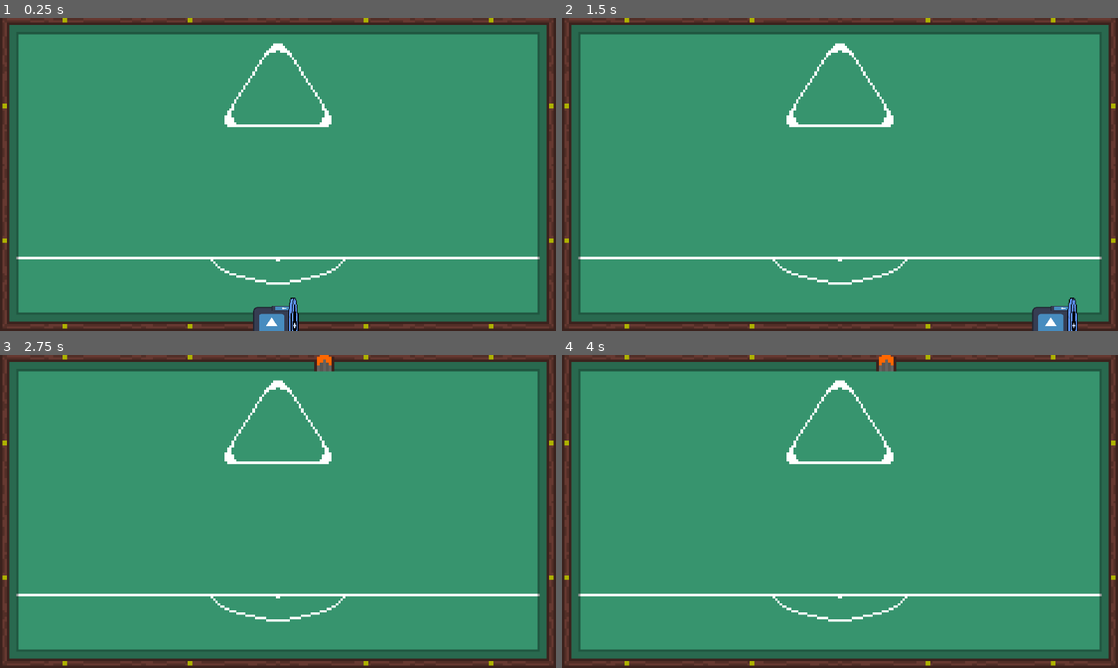
Above: before the commit, frames 1-4 (two rows, left to right).
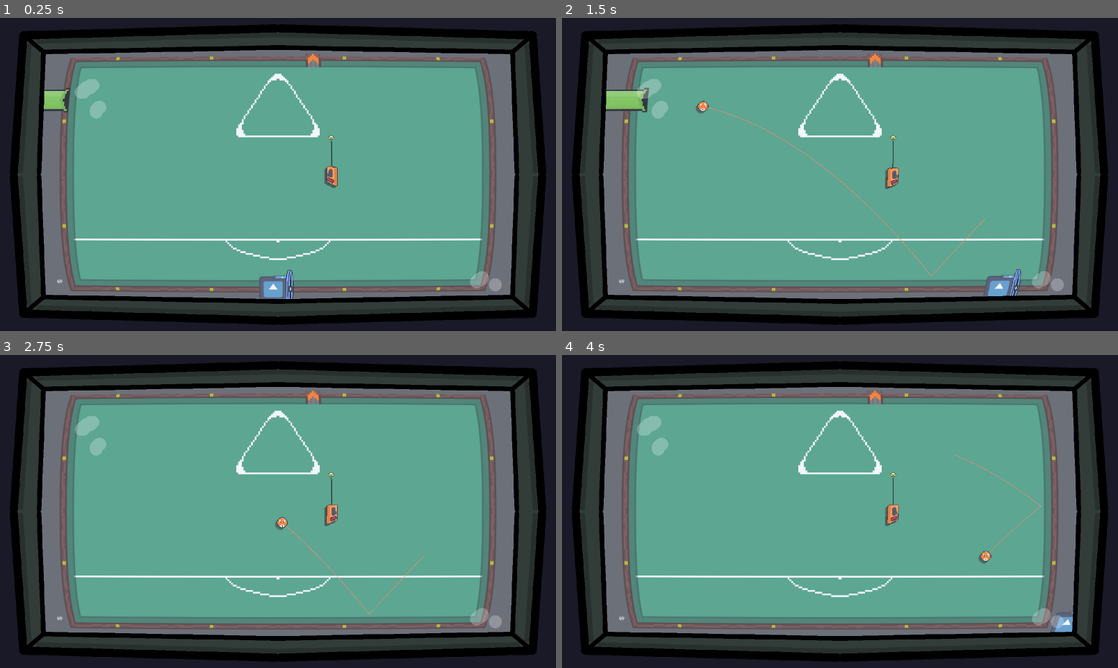
Above: after the commit, the same moments.

Repository: Z3BINI/game-design-final-project
Game: Godot game, scene res://scenes/insane_pool/crazy_pool.tscn
Same seed, same stepped clock (60 frames per second), same inputs: the game is played once before the commit and once after it. The project has no main scene, so this scene is started directly. The engine's default icon, where the game draws it, is replaced by a stand-in: a white triangle on a blue panel in a dark square.
Inputs (mouse positions are in pixels of both pictures, inside the frame that each line leads up to):
- Up to frame 1 (0.25 s): no input
- Up to frame 2 (1.5 s): move the mouse to (962, 158) at 0.52 s; hold D (move_right) 0.53-1.28 s; hold E (interact) 0.53-1.28 s; tap Space (jump) at 0.77 s; move the mouse to (728, 190) at 1.27 s; hold S (move_backward) from 1.28 s (still down); click (728, 190) at 1.35 s
- Up to frame 3 (2.75 s): tap Space (jump) at 1.52 s; move the mouse to (333, 442) at 2.02 s; release S (move_backward) at 2.03 s; hold D (move_right) from 2.03 s (still down); hold E (interact) from 2.03 s (still down)
- Up to frame 4 (4 s): move the mouse to (812, 574) at 2.77 s; release D (move_right) at 2.78 s; release E (interact) at 2.78 s; hold W (move_forward) 2.78-3.53 s; click (812, 574) at 2.85 s; tap Space (jump) at 3.02, 3.77 s; move the mouse to (1006, 558) at 3.52 s; hold A (move_left) from 3.53 s (still down); hold E (interact) from 3.53 s (still down)

The runs differ from the first frame. In frame 1, 100% of the frame differs, in the area x 0-100%, y 0-100%; in frame 2, 100%; in frame 3, 100%; in frame 4, 100%.

Commit message:
Stage logic and balancing

Diff:
--- a/scenes/insane_pool/crazy_pool.tscn
+++ b/scenes/insane_pool/crazy_pool.tscn
@@ -1,9 +1,50 @@
-[gd_scene load_steps=11 format=3 uid="uid://db8hflx8ubsdj"]
+[gd_scene load_steps=14 format=3 uid="uid://db8hflx8ubsdj"]
 
 [ext_resource type="Script" path="res://scripts/insane_pool/crazy_pool.gd" id="1_54vtn"]
 [ext_resource type="Texture2D" uid="uid://bg1gwtvp0g2uf" path="res://assets/insane_pool/world/table.png" id="1_70ftb"]
 [ext_resource type="PackedScene" uid="uid://cu3d8pbv58cai" path="res://scenes/insane_pool/player/player.tscn" id="1_ewdgo"]
 [ext_resource type="Texture2D" uid="uid://c2bhn08t1a7mp" path="res://assets/insane_pool/pool_balls/ball_spawner.png" id="4_j5q8o"]
+[ext_resource type="Shader" path="res://scenes/quack_world/fish_eye_shader/fish_eye.gdshader" id="5_e1ijn"]
+[ext_resource type="Texture2D" uid="uid://dwxng45urood" path="res://assets/arcade_game_bg.png" id="5_s4j82"]
+
+[sub_resource type="Animation" id="Animation_ghgfi"]
+length = 0.001
+tracks/0/type = "value"
+tracks/0/imported = false
+tracks/0/enabled = true
+tracks/0/path = NodePath("BallSpawner:visible")
+tracks/0/interp = 1
+tracks/0/loop_wrap = true
+tracks/0/keys = {
+"times": PackedFloat32Array(0),
+"transitions": PackedFloat32Array(1),
+"update": 1,
+"values": [false]
+}
+tracks/1/type = "value"
+tracks/1/imported = false
+tracks/1/enabled = true
+tracks/1/path = NodePath("BallSpawner:position")
+tracks/1/interp = 1
+tracks/1/loop_wrap = true
+tracks/1/keys = {
+"times": PackedFloat32Array(0),
+"transitions": PackedFloat32Array(1),
+"update": 0,
+"values": [Vector2(-1100, -331)]
+}
+tracks/2/type = "value"
+tracks/2/imported = false
+tracks/2/enabled = true
+tracks/2/path = NodePath("BallSpawner:flip_h")
+tracks/2/interp = 1
+tracks/2/loop_wrap = true
+tracks/2/keys = {
+"times": PackedFloat32Array(0),
+"transitions": PackedFloat32Array(1),
+"update": 1,
+"values": [false]
+}
 
 [sub_resource type="Animation" id="Animation_m6j7i"]
 resource_name = "spawn_left"
@@ -31,45 +72,6 @@
 "transitions": PackedFloat32Array(1),
 "update": 1,
 "values": [true]
-}
-tracks/2/type = "value"
-tracks/2/imported = false
-tracks/2/enabled = true
-tracks/2/path = NodePath("BallSpawner:flip_h")
-tracks/2/interp = 1
-tracks/2/loop_wrap = true
-tracks/2/keys = {
-"times": PackedFloat32Array(0),
-"transitions": PackedFloat32Array(1),
-"update": 1,
-"values": [false]
-}
-
-[sub_resource type="Animation" id="Animation_ghgfi"]
-length = 0.001
-tracks/0/type = "value"
-tracks/0/imported = false
-tracks/0/enabled = true
-tracks/0/path = NodePath("BallSpawner:visible")
-tracks/0/interp = 1
-tracks/0/loop_wrap = true
-tracks/0/keys = {
-"times": PackedFloat32Array(0),
-"transitions": PackedFloat32Array(1),
-"update": 1,
-"values": [false]
-}
-tracks/1/type = "value"
-tracks/1/imported = false
-tracks/1/enabled = true
-tracks/1/path = NodePath("BallSpawner:position")
-tracks/1/interp = 1
-tracks/1/loop_wrap = true
-tracks/1/keys = {
-"times": PackedFloat32Array(0),
-"transitions": PackedFloat32Array(1),
-"update": 0,
-"values": [Vector2(-1100, -331)]
 }
 tracks/2/type = "value"
 tracks/2/imported = false
@@ -213,6 +215,15 @@
 "spawn_right_leave": SubResource("Animation_lmvv5")
 }
 
+[sub_resource type="ShaderMaterial" id="ShaderMaterial_n1sjv"]
+shader = ExtResource("5_e1ijn")
+shader_parameter/aspect = 0.4
+shader_parameter/distortion = 0.7
+shader_parameter/radius = 1.0
+shader_parameter/alpha = 1.0
+shader_parameter/crop = 1.0
+shader_parameter/crop_color = Color(0, 0, 0, 1)
+
 [node name="CrazyPool" type="Node2D"]
 script = ExtResource("1_54vtn")
 
@@ -221,6 +232,7 @@
 texture = ExtResource("1_70ftb")
 
 [node name="Camera2D" type="Camera2D" parent="."]
+zoom = Vector2(0.6, 0.6)
 
 [node name="Player" parent="." instance=ExtResource("1_ewdgo")]
 position = Vector2(-22, 521)
@@ -302,4 +314,45 @@
 "": SubResource("AnimationLibrary_4b4au")
 }
 
+[node name="Ui" type="CanvasLayer" parent="."]
+
+[node name="FishEyeShaderEffect" type="ColorRect" parent="Ui"]
+material = SubResource("ShaderMaterial_n1sjv")
+anchors_preset = 15
+anchor_right = 1.0
+anchor_bottom = 1.0
+offset_left = 95.0
+offset_top = 74.0
+offset_right = -99.0
+offset_bottom = -74.0
+grow_horizontal = 2
+grow_vertical = 2
+pivot_offset = Vector2(491, 258)
+color = Color(1, 1, 1, 0)
+
+[node name="TimerLabel" type="Label" parent="Ui/FishEyeShaderEffect"]
+layout_mode = 1
+anchors_preset = 2
+anchor_top = 1.0
+anchor_bottom = 1.0
+offset_left = 102.0
+offset_top = -110.0
+offset_right = 142.0
+offset_bottom = -87.0
+grow_vertical = 0
+text = "69"
+
+[node name="ArcadeBorder" type="TextureRect" parent="Ui"]
+anchors_preset = 15
+anchor_right = 1.0
+anchor_bottom = 1.0
+grow_horizontal = 2
+grow_vertical = 2
+pivot_offset = Vector2(567, 311)
+size_flags_horizontal = 3
+size_flags_vertical = 3
+mouse_filter = 2
+texture = ExtResource("5_s4j82")
+expand_mode = 2
+
 [connection signal="stage_cleared" from="." to="." method="_on_stage_cleared"]
--- a/scenes/insane_pool/holes/hole.tscn
+++ b/scenes/insane_pool/holes/hole.tscn
@@ -92,12 +92,14 @@
 emitting = false
 amount = 16
 process_material = SubResource("ParticleProcessMaterial_o7ltl")
+lifetime = 0.75
 
 [node name="SuckEffectL" type="GPUParticles2D" parent="."]
 position = Vector2(-36, 220)
 emitting = false
 amount = 16
 process_material = SubResource("ParticleProcessMaterial_8y6h5")
+lifetime = 0.75
 
 [node name="Sprite2D" type="Sprite2D" parent="."]
 scale = Vector2(10, 10)
--- a/scripts/insane_pool/ball/color_ball.gd
+++ b/scripts/insane_pool/ball/color_ball.gd
@@ -20,10 +20,9 @@
 func _ready() -> void:
 	sprite_2d.texture = game_object_data.get_my_color_texture()
 
-func _process(delta: float) -> void:
+func _physics_process(delta: float) -> void:
 	trajectory_line.update_trajectory(velocity, delta)
 
-func _physics_process(delta: float) -> void:
 	if suck_pos != Vector2.ZERO:
 		suck_me((suck_pos - global_position).normalized(), delta)
 		move_and_slide()
--- a/scripts/insane_pool/ball/trajectory_line.gd
+++ b/scripts/insane_pool/ball/trajectory_line.gd
@@ -15,7 +15,7 @@
 			default_color = Color.DARK_BLUE
 
 func update_trajectory(ball_velocity : Vector2, delta : float):
-	var max_points : int = 150 if ball_velocity.length() < 1000 else 75
+	var max_points : int = 150 if ball_velocity.length() < 650 else 75
 	clear_points()
 	var pos: Vector2 = Vector2.ZERO
 	var vel = ball_velocity
@@ -28,7 +28,7 @@
 		if collision_probe:
 			if collision_probe.get_collider() is Trampoline:
 				vel += vel * color_ball.BOUNCE_AMOUNT
-			vel = vel.bounce(collision_probe.get_normal()) * color_ball.speed_manager
+			vel = vel.bounce(collision_probe.get_normal())
 
-		pos += vel * delta
+		pos += vel * color_ball.speed_manager * delta
 		trajectory_bounce_probe.position = pos
--- a/scripts/insane_pool/crazy_pool.gd
+++ b/scripts/insane_pool/crazy_pool.gd
@@ -1,3 +1,33 @@
+'''
+Level logic:
+
+	Timer for clearing each stage. Starts at 120 seconds.
+	Max holes/switches: 4
+	Max balls per stage: 8
+	Max balls at a time: TBD
+
+	Start:
+		1 ball
+		1 switch
+		1 hole
+		120 seconds
+
+	Two types of difficulty increase:
+		Add ball (+hole&switch)
+		Reduce time
+
+	difficulty:
+		Max Step: 4
+		Stage difficulty increaseas every 4 sub increase
+		Stage sub difficulty increases every time until 4 and reset
+
+		sub stage difficulty 1-4:
+			same balls reduce time
+
+		stage dificulty 1-4:
+			increase total balls on stage
+'''
+
 extends Node2D
 
 signal stage_cleared
@@ -12,32 +42,38 @@
 @onready var switches: Node2D = $Switches
 @onready var animation_player: AnimationPlayer = $AnimationPlayer
 
+const STAGE_DIFFICULTY_STEP : int = 4
+
 var stage_started : bool = false
 var stage_game_objects : Array
+var stage_difficulty : int = 1
+var stage_sub_difficulty : int = 1
+
 
 func _ready() -> void:
-	test_level()
+	await init_stage()
+	stage_started = true
+
 
 func _process(delta: float) -> void:
 	if stage_started and balls.get_child_count() <= 0:
 		stage_started=false
 		stage_cleared.emit()
 
-func test_level():
-	var rand_color : GameObject.Colors = GameObject.Colors.values().pick_random()
+func init_stage():
 
-	await get_tree().create_timer(2).timeout
-	spawn_hole(rand_color)
+	for i in range(stage_difficulty):
+		var color : GameObject.Colors
 
-	await get_tree().create_timer(2).timeout
-	spawn_switch(rand_color)
+		if stage_difficulty == 1:
+			color = GameObject.Colors.values()[stage_sub_difficulty-1]
+		else:
+			color = GameObject.Colors.values()[i]
 
-	await get_tree().create_timer(2).timeout
-	spawn_ball(rand_color)
-
-	await get_tree().create_timer(1.5).timeout
-
-	stage_started = true
+		spawn_hole(color)
+		spawn_switch(color)
+		spawn_ball(color)
+		await get_tree().create_timer(2).timeout
 
 func spawn_ball(color: GameObject.Colors):
 	var color_ball: ColorBall = ball_scene.instantiate()
@@ -96,5 +132,16 @@
 	stage_game_objects.clear()
 
 func _on_stage_cleared() -> void:
-	clear_stage()
-	test_level()
+	await clear_stage()
+
+	await get_tree().create_timer(2).timeout
+
+	if stage_sub_difficulty < 4:
+		stage_sub_difficulty += 1
+	else:
+		stage_sub_difficulty = 1
+		if stage_difficulty < 4:
+			stage_difficulty += 1
+
+	await init_stage()
+	stage_started = true
--- a/scripts/insane_pool/holes/hole.gd
+++ b/scripts/insane_pool/holes/hole.gd
@@ -1,5 +1,7 @@
 extends Node2D
 class_name Hole
+
+signal ate_ball
 
 @export var game_object_data : GameObject
 
@@ -16,8 +18,8 @@
 
 func toggle_on_off()->void:
 	sprite_2d.frame = 1 if (sprite_2d.frame == 0) else 0
-	suckage_detector.monitoring = !suckage_detector.monitoring
-	hole_detector.monitoring = !hole_detector.monitoring
+	suckage_detector.set_deferred("monitoring", !suck_effect_r.emitting)
+	hole_detector.set_deferred("monitoring", !suck_effect_r.emitting)
 	suck_effect_r.emitting = !suck_effect_r.emitting
 	suck_effect_l.emitting = !suck_effect_l.emitting
 
@@ -33,3 +35,4 @@
 
 func _on_hole_detector_body_entered(body: ColorBall) -> void:
 	body.queue_free()
+	ate_ball.emit()
--- a/scripts/insane_pool/switches/switch.gd
+++ b/scripts/insane_pool/switches/switch.gd
@@ -25,6 +25,7 @@
 	for hole_node : Hole in level_holes:
 		if hole_node.game_object_data.my_color == game_object_data.my_color:
 			my_color_holes.append(hole_node)
+			hole_node.ate_ball.connect(toggle_switch)
 
 func _physics_process(delta: float) -> void:
 	line_2d.points[1] = switch_button.position
@@ -36,15 +37,18 @@
 	sprite_2d.flip_h = flip
 	switch_shadow.flip_h = flip
 
-func _on_switch_trigger_body_entered(body) -> void:
-	if (body is ColorBall and !switch_cd):
-		switch_cd = true
+func _on_switch_trigger_body_entered(body : ColorBall) -> void:
+	if (body.game_object_data.my_color == game_object_data.my_color and !switch_cd):
+		toggle_switch()
 
-		switch = !switch
-		animation_player.play("on") if switch else animation_player.play("off")
+func toggle_switch():
+	switch_cd = true
 
-		for my_color_hole in my_color_holes:
-			my_color_hole.toggle_on_off()
+	switch = !switch
+	animation_player.play("on") if switch else animation_player.play("off")
 
-		await get_tree().create_timer(1).timeout
-		switch_cd = false
+	for my_color_hole in my_color_holes:
+		my_color_hole.toggle_on_off()
+
+	await get_tree().create_timer(1).timeout
+	switch_cd = false
